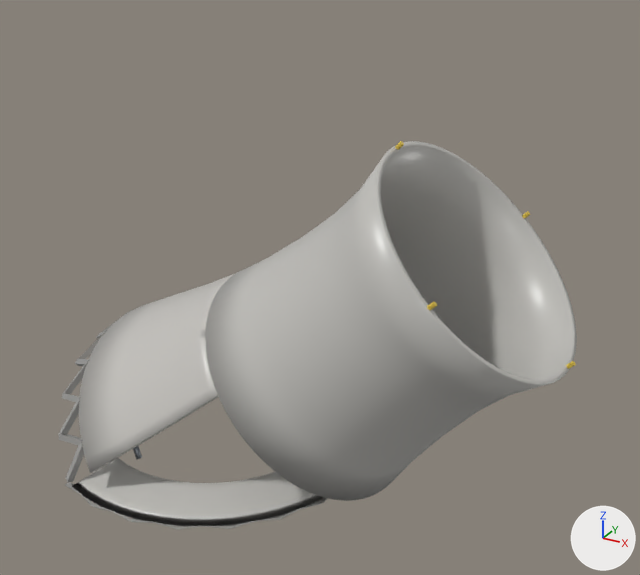
Before and after pictures for a commit that changed the glTF model assets/maps/reactor_site/glb/21_topple_tower_east.glb.
One viewpoint serves both versions: a 50 mm lens placed at (118.7, -161.4, 125.9), pointed at (30.0, -0.2, 45.3). The lights are fixed; the arrows at lower right show +X, +Y and +Z. The picture after the commit comes second. Both versions are drawn at frame 203 of the action 'ToppleTowerEastOnce'; the numbers are the values there. Vertices at exactly the same position are counted once.

Objects in the first picture: 'piece_tower_e_debris_concrete', 'piece_tower_e_shell_concrete', 'piece_tower_e_shell_concretedark' and 3 more.
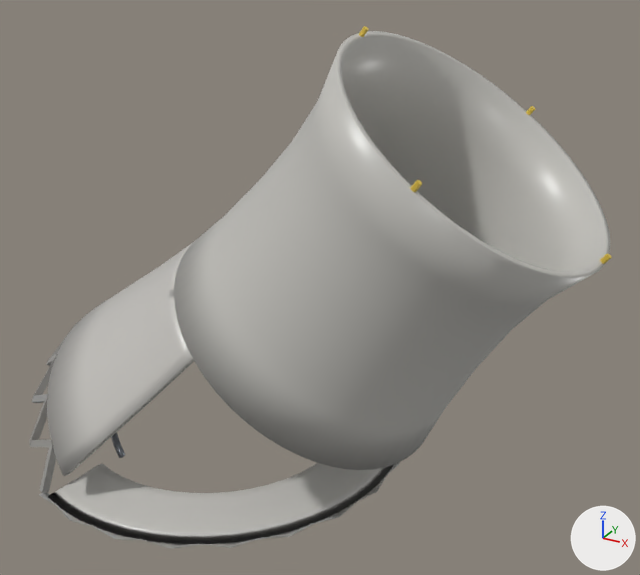
ob_piece_tower_e_shell is not drawn itself; it is the parent of ob_piece_tower_e_shell_concrete, ob_piece_tower_e_shell_concretedark, ob_piece_tower_e_shell_steeldark, ob_piece_tower_e_shell_warning_nocol.

Location of each change, (x1, y1, x2, y2) in pixels of the pictures (640 x 575 px):
'piece_tower_e_shell_concrete', reshaped, moved, turned: before (79, 141, 577, 501); after (47, 31, 610, 476)
'piece_tower_e_debris_concrete', reshaped: before (72, 458, 325, 526); after (47, 463, 393, 544)
'piece_tower_e_shell_concretedark', moved, turned: before (58, 300, 158, 482); after (29, 300, 107, 493)
'piece_tower_e_shell_warning_nocol', moved, turned: before (395, 141, 576, 369); after (359, 26, 611, 264)
'piece_tower_e_shell_steeldark', moved, turned (mostly hidden): before (133, 446, 142, 460); after (111, 432, 125, 458)

The edits, one by one:
me_piece_tower_e_shell_concrete_mesh is used by ob_piece_tower_e_shell_concrete; parent ob_piece_tower_e_shell; location (0.0, 0.0, 0.0).
me_piece_tower_e_shell_concrete_mesh had 1026 vertices, 2056 faces and spanned x -34.6..38.1, y -39.5..39.5, z -51.4..39.6.
me_piece_tower_e_shell_concrete_mesh now has 1026 vertices, 2056 faces and spans x -39.6..43.7, y -45.2..45.2, z -58.8..45.4.
me_piece_tower_e_shell_concrete_mesh part 1: the whole mesh is multiplied about the mesh origin by the matrix ((1.145, 0.0, 0.0), (0.0, 1.145, 0.0), (0.0, 0.0, 1.145)).
me_piece_tower_e_debris_concrete_mesh is used by ob_piece_tower_e_debris_concrete; parent ob_piece_tower_e_debris; location (0.0, 0.0, 0.0).
me_piece_tower_e_debris_concrete_mesh had 310 vertices, 616 faces and spanned x -14.4..42.0, y -42.0..42.0, z 9.0..46.0.
me_piece_tower_e_debris_concrete_mesh now has 310 vertices, 616 faces and spans x -16.4..48.1, y -48.0..48.0, z 10.3..52.7.
me_piece_tower_e_debris_concrete_mesh part 2: the whole mesh is multiplied about the mesh origin by the matrix ((1.145, 0.0, 0.0), (0.0, 1.145, 0.0), (0.0, 0.0, 1.145)).
Object 'piece_tower_e_shell' (ob_piece_tower_e_shell) moves from (33.63, 0.0, 37.37) to (31.05, 0.0, 50.81).
Object 'piece_tower_e_shell' (ob_piece_tower_e_shell) turns from (0, 46, -0) to (0, 36, 0) degrees about x, y and z.
